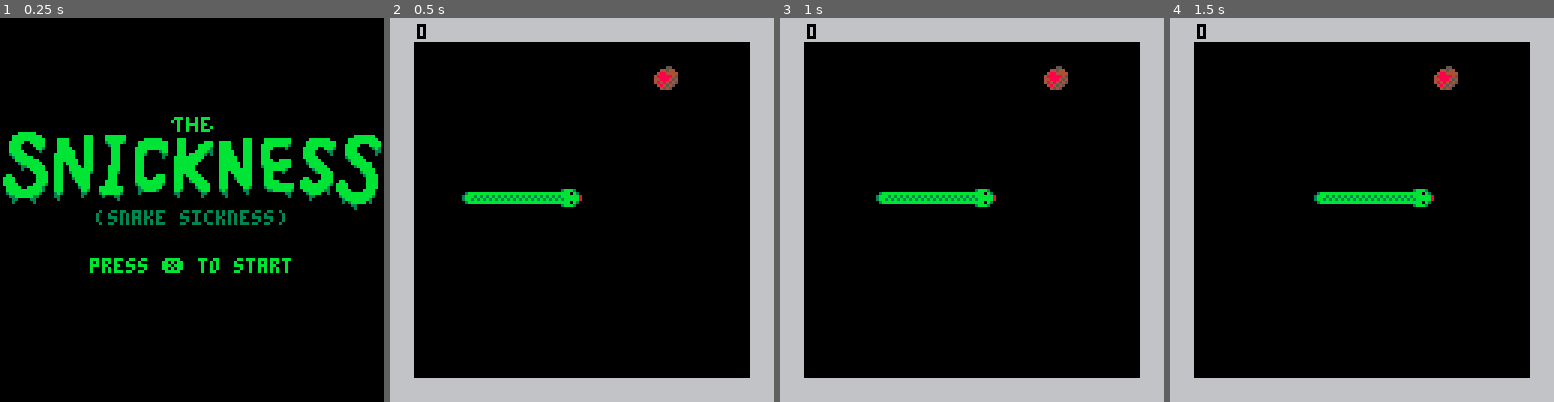
Above: before the commit, frames 1-4 (left to right).
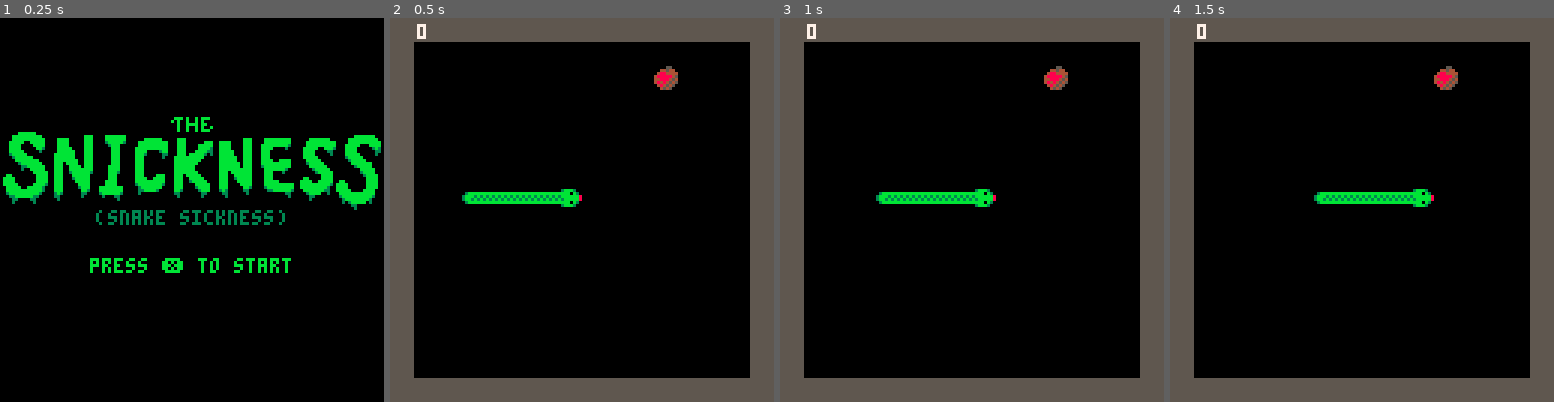
Above: after the commit, the same moments.

Repository: songbirdgamedev/scream-jam-2025
Game: PICO-8 cartridge snake.p8
The game is run twice, just before and just after one commit, with the same random seed, the same clock (stepped at 60 frames per second) and the same inputs.
Inputs:
- Up to frame 1 (0.25 s): no input
- Up to frame 2 (0.5 s): tap X (X key) at 0.33 s
- Up to frame 3 (1 s): tap O (Z key) at 0.7 s
- Up to frame 4 (1.5 s): tap X (X key) at 1.07 s

Frame 1 is identical in both runs. In frame 2, 23% of the frame differs, in the area x 0-100%, y 0-100%; in frame 3, 23%; in frame 4, 23%.

Commit message:
Add game over screen

Diff:
--- a/snake.p8
+++ b/snake.p8
@@ -14,6 +14,8 @@
 function _update()
 	if menu then
 		update_menu()
+	elseif gameover then
+		update_end()
 	else
 		update_snake()
 		update_food()
@@ -29,6 +31,10 @@
 		draw_border()
 		draw_snake()
 		draw_food()
+	end
+
+	if gameover then
+		draw_end()
 	end
 end
 
@@ -167,7 +173,7 @@
 	end
 
 	if check_collisions() then
-		end_game()
+		init_end()
 	end
 end
 
@@ -199,12 +205,6 @@
 function check_collision(segment)
 	return head.x == segment.x
 			and head.y == segment.y
-end
-
-function end_game()
-	--todo: pause for a bit?
-	body:clear()
-	init_menu()
 end
 
 function draw_snake()
@@ -362,6 +362,7 @@
 --ui
 
 function init_menu()
+	gameover = false
 	menu = true
 	logo = {
 		sprite = 64,
@@ -373,7 +374,7 @@
 end
 
 function update_menu()
-	if btn(❎) then
+	if btnp(❎) then
 		init_snake()
 		init_food()
 		menu = false
@@ -405,11 +406,76 @@
 end
 
 function draw_border()
-	rrectfill(0, 0, 128, tile_size, 0, 6)
-	rrectfill(0, 0, tile_size, 128, 0, 6)
-	rrectfill(0, 128 - tile_size, 128, tile_size, 0, 6)
-	rrectfill(128 - tile_size, 0, tile_size, 128, 0, 6)
-	print(score, 9, 2, 0)
+	rrectfill(0, 0, 128, tile_size, 0, 5)
+	rrectfill(0, 0, tile_size, 128, 0, 5)
+	rrectfill(0, 128 - tile_size, 128, tile_size, 0, 5)
+	rrectfill(128 - tile_size, 0, tile_size, 128, 0, 5)
+	print(score, 9, 2, 7)
+end
+
+function init_end()
+	gameover = true
+	radius = 0
+	clip_width = 0
+end
+
+function update_end()
+	if radius < 32 then
+		radius += 1
+	end
+	if clip_width < 100 then
+		clip_width += 1
+	end
+
+	if btnp(❎) then
+		body:clear()
+		init_snake()
+		init_food()
+		gameover = false
+	elseif btnp(🅾️) then
+		body:clear()
+		init_menu()
+	end
+end
+
+function draw_end()
+	for i = 1, 4 do
+		for j = 1, 4 do
+			circfill(
+				i * 32 - 16,
+				j * 32 - 16,
+				radius,
+				0
+			)
+		end
+	end
+
+	clip(24, 60, clip_width, 10)
+	print(
+		"you died",
+		48,
+		60,
+		8
+	)
+	clip()
+
+	if clip_width >= 72 then
+		print(
+			"press ❎ to play again",
+			20,
+			72,
+			3
+		)
+	end
+
+	if clip_width == 100 then
+		print(
+			"or 🅾️ to return to menu",
+			18,
+			80,
+			3
+		)
+	end
 end
 
 __gfx__
